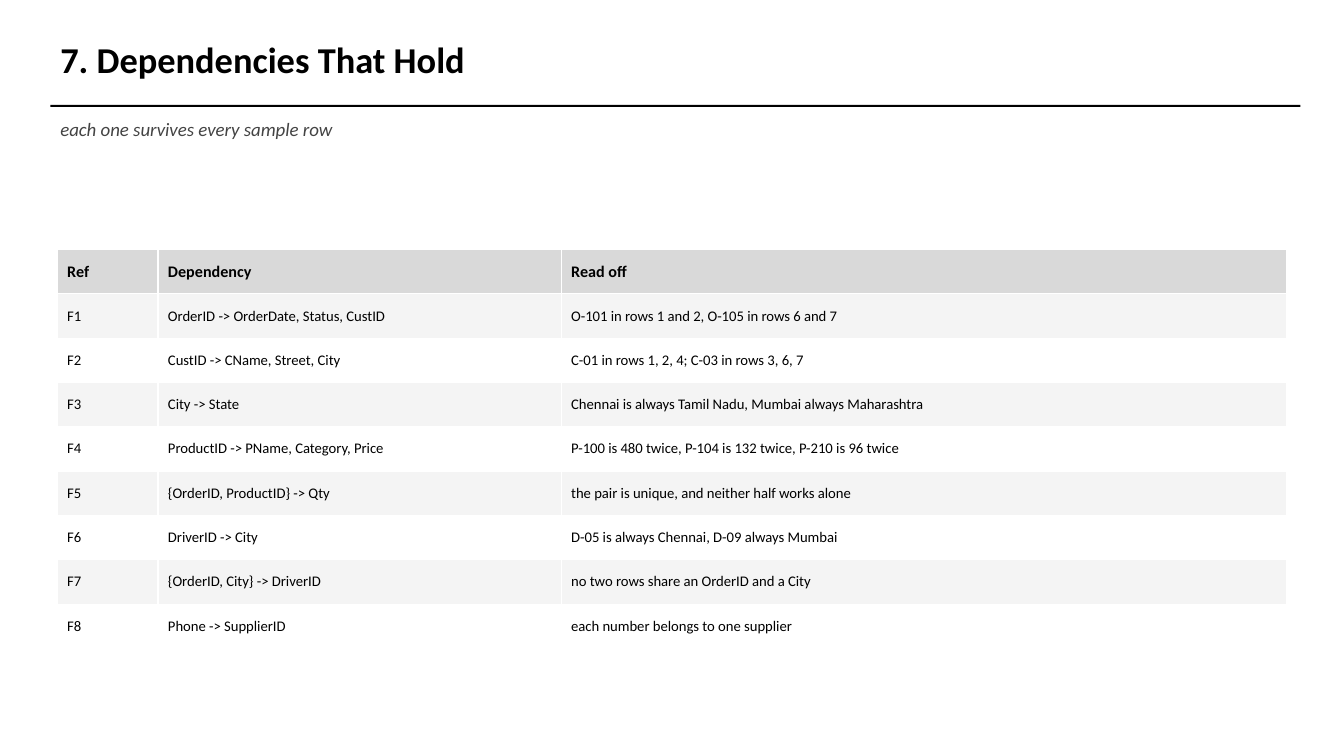
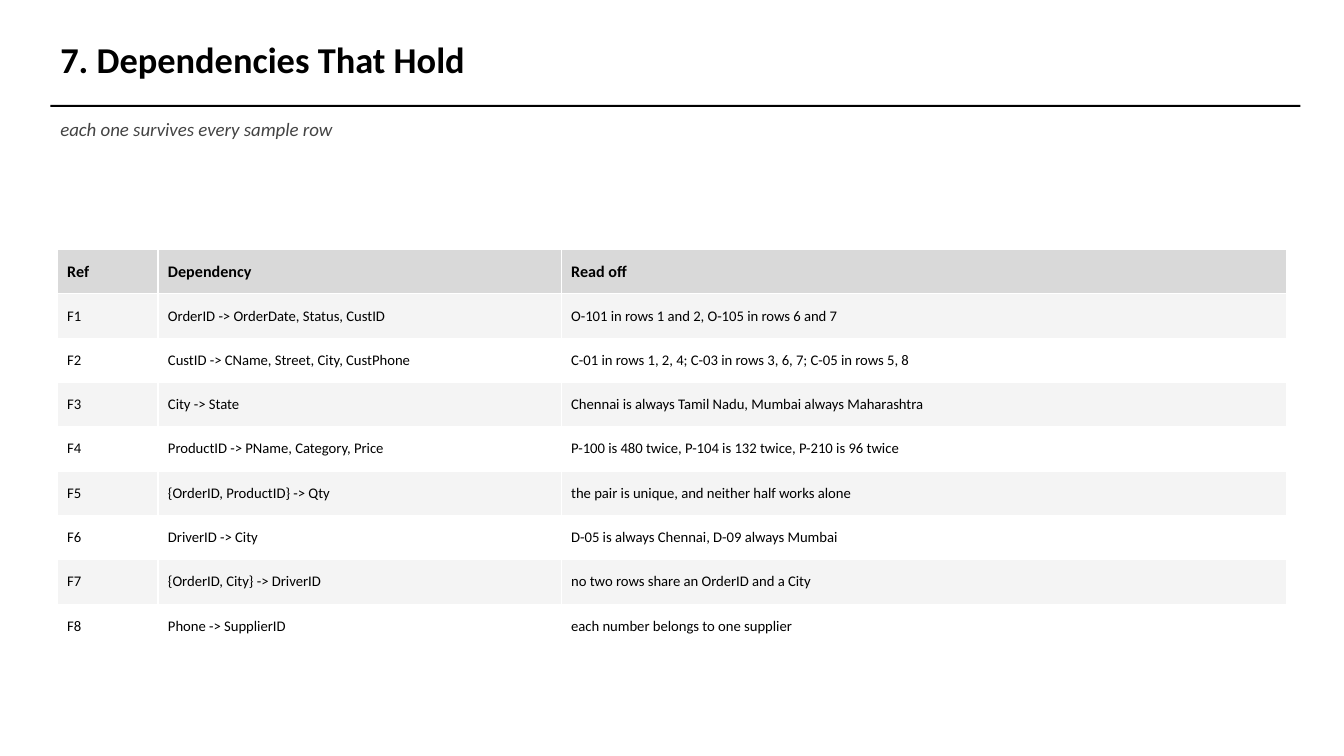
Before and after one commit to AviDhandhania/warehouse-supply-chain-dbms, a slide deck: slide 17 of presentation/DA1_Presentation.pptx (slide 18 before the commit). Drawn at 1344x756 pixels with LibreOffice and Linux fonts; fonts in the diff are those of the drawing. Boxes give left, top, right and bottom in pixels: in the first picture for what was removed or moved away, otherwise in the second. Text is boxed around its words. In the diff, an @@ line names an element or a change of style, - is before the commit and + after.

```diff
--- a/presentation/DA1_Presentation.pptx
+++ b/presentation/DA1_Presentation.pptx
@@ table at <box>57,250,1288,649</box> @@
-row 3, column 2: CustID -> CName, Street, City
+row 3, column 2: CustID -> CName, Street, City, CustPhone
-row 3, column 3: C-01 in rows 1, 2, 4; C-03 in rows 3, 6, 7
+row 3, column 3: C-01 in rows 1, 2, 4; C-03 in rows 3, 6, 7; C-05 in rows 5, 8
```
Also in this commit, not shown: 9 other slides changed, 1 slide removed, 14 other files.
